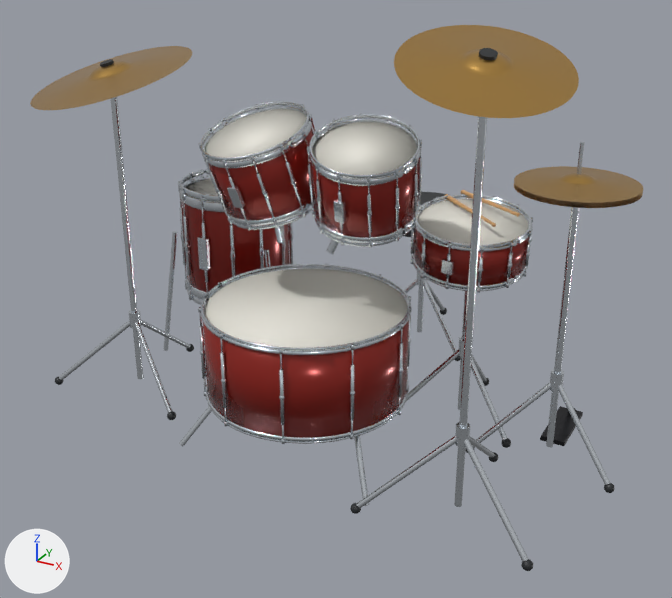
Renders of the glTF model models/batterie.glb from each side of a commit.
Both versions are drawn from a 50 mm camera at (1.357, -2.275, 1.67) aimed at (-0.043, 0.27, 0.397). The axes (+X, +Y, +Z) are drawn at lower left. The lights are the same throughout. The first picture is the older version. Where no turn or scale is listed for an object, it has been applied to the vertices.

Script lines for the objects in view, before the commit:
```python
me_mesh_10 = bpy.data.meshes.new('Mesh_10')
me_mesh_10.from_pydata(...)  # 6096 vertices, 11820 faces; spans x -0.196..0.196, y -0.202..0.196, z -0.081..0.081
me_mesh_10.materials.append(mat_maillechort_argente_002)  # white #dde3ea
me_mesh_2 = bpy.data.meshes.new('Mesh_2')
me_mesh_2.from_pydata(...)  # 5220 vertices, 10184 faces; spans x -0.336..0.336, y -0.327..0.327, z -0.156..0.156
me_mesh_2.materials.append(mat_maillechort_argente)  # white #dde3ea
ob_caisse_claire___maillechort_argente = bpy.data.objects.new('caisse-claire_—_Maillechort_argente', me_mesh_10)
ob_caisse_claire___maillechort_argente.parent = ob_scene_001
ob_caisse_claire___maillechort_argente.location = (0.0, 0.0, 0.0)
ob_grosse_caisse___maillechort_argente = bpy.data.objects.new('grosse-caisse_—_Maillechort_argente', me_mesh_2)
ob_grosse_caisse___maillechort_argente.parent = ob_scene
ob_grosse_caisse___maillechort_argente.location = (0.0, 0.0, 0.0)
ob_grosse_caisse___maillechort_argente.rotation_euler = (1.571, 0.0, 0.0)  # degrees (90, 0, 0)
ob_scene = bpy.data.objects.new('Scene', None)
ob_scene.parent = ob_batterie
ob_scene.location = (0.0, 0.0, 0.345)
ob_scene.rotation_euler = (1.571, 0.0, 0.0)  # degrees (90, 0, 0)
# also in view: 'Mesh_28' at (0.72, 0.32, 0.46); 'caisse-claire_—_Maillechort_argente.002' at (-0.17, 0.06, 0.9); 'Mesh_50' at (-0.74, 0.04, 0.57); 'caisse-claire_—_Maillechort_argente.001' at (0.17, 0.06, 0.9); 'Mesh_58' at (-0.74, 0.04, 1.12)
```
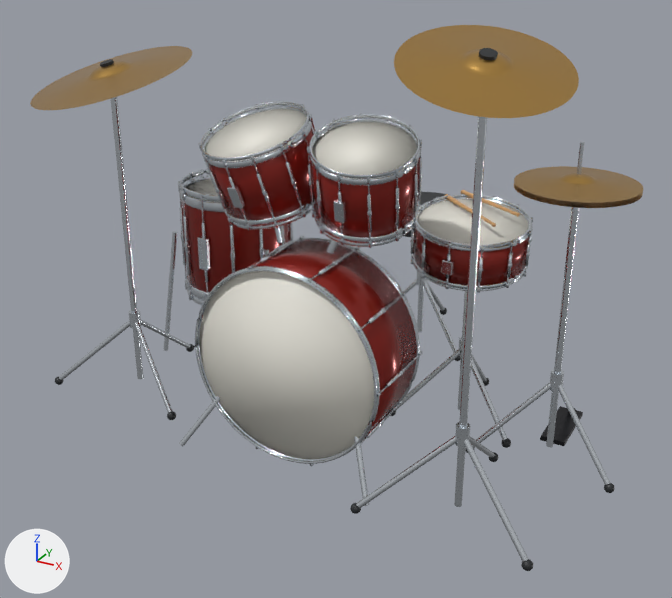
ob_scene is not drawn itself; it is the parent of ob_grosse_caisse___laque_acajou, ob_grosse_caisse___peau_sablee, ob_grosse_caisse___maillechort_argente.

Where the change shows, as pixel boxes (x1, y1, x2, y2) in the pictures (672 x 598 px):
'grosse-caisse_—_Peau_sablee', moved, turned: before (205, 269, 407, 351); after (200, 271, 374, 459)
'grosse-caisse_—_Laque_acajou', moved, turned: before (203, 299, 409, 437); after (202, 240, 416, 430)
'grosse-caisse_—_Maillechort_argente', moved, turned: before (198, 264, 412, 444); after (193, 236, 423, 466)

The edits, one by one:
Object 'Scene' (ob_scene) turns from (90, 0, 0) to (0, 0, 0) degrees about x, y and z.
Object 'Scene' (ob_scene) moves from (0.0, 0.0, 0.345) to (0.0, 0.0, 0.335).
